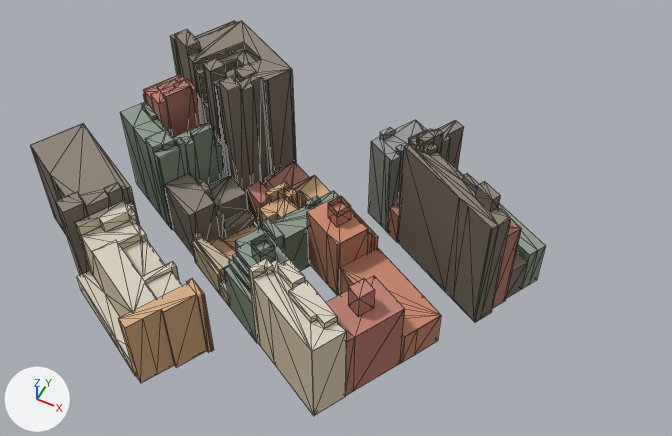
Renders of the glTF model public/models/washington-city/tile-2_-4.glb from each side of a commit.
Camera for both pictures: a 50 mm camera at (604.0, 412.0, 333.0) aimed at (481.0, 656.0, 28.0). Every picture has the same lights, and +X, +Y and +Z are marked at lower left. The first picture is the older version. Mesh edges are drawn as thin lines. Where no turn or scale is listed for an object, it has been applied to the vertices. Vertices at exactly the same position are counted once.

Names of what the first picture shows: 'roof', 'wall'.
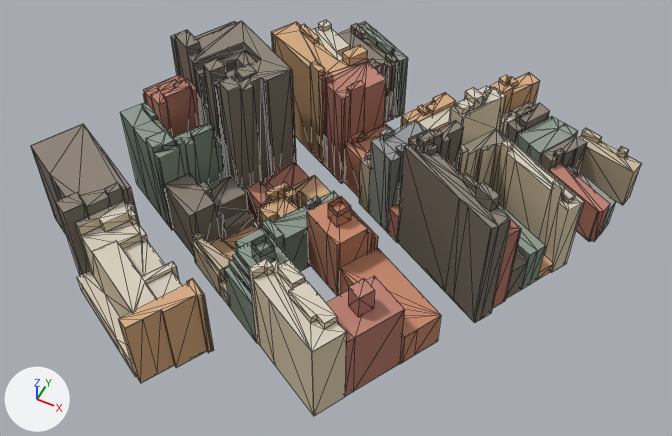
Where the newer file only moved an object's origin or applied its transform, the numbers keep the older frame.

Where the change shows, as pixel boxes [x1, y1, x2, y2] in the pictures (672 x 436 px):
'wall', reshaped (19% wider)
    before: [31, 36, 545, 416]
    after: [31, 23, 641, 416]
'roof', reshaped (19% wider)
    before: [31, 21, 545, 361]
    after: [31, 20, 641, 362]
part 1 of me_mesh_1, built on
    before: [368, 142, 528, 298]
    after: [271, 23, 641, 280]
part 2 of me_mesh_2, added
    after: [342, 45, 367, 59]
part 3 of me_mesh_2, added
    after: [418, 105, 428, 113]
part 4 of me_mesh_2, added
    after: [369, 59, 380, 67]
part 5 of me_mesh_2, added
    after: [351, 24, 366, 34]
part 6 of me_mesh_2, added
    after: [553, 180, 565, 189]
part 7 of me_mesh_2, added
    after: [501, 140, 513, 148]
part 8 of me_mesh_2, rebuilt
    before: [219, 76, 240, 91]
    after: [219, 76, 241, 91]
part 9 of me_mesh_2, added
    after: [272, 20, 641, 272]

The change in detail:
me_mesh_1 is used by ob_wall; location (460.4, 633.0, 43.2).
me_mesh_1 had 1107 vertices, 1114 faces and spanned x -109.0..109.0, y -75.0..75.0, z -40.0..40.0.
me_mesh_1 now has 1827 vertices, 1832 faces and spans x -109.0..132.0, y -75.0..148.0, z -40.0..40.0.
me_mesh_1 part 1: 7 vertices removed from x 26.0..99.0, y 31.0..65.0, z -37.0..-36.0; 709 vertices added at x -48.0..132.0, y 31.0..148.0, z -38.0..29.0.
Other edits to the shape of me_mesh_1 do not show in these pictures.
me_mesh_2 is used by ob_roof; location (460.4, 633.0, 46.7).
me_mesh_2 had 788 vertices, 602 faces and spanned x -109.0..109.0, y -75.0..75.0, z -37.0..37.0.
me_mesh_2 now has 1272 vertices, 960 faces and spans x -109.0..132.0, y -75.0..148.0, z -37.0..36.0.
me_mesh_2 part 2: the loose piece of 5 vertices spanning x -15.0..-10.0, y 14.0..20.0, z -23.0 is copied, and the copy is scaled about its middle by (2.07, 1.87, 1), then moved by (10.0, 73.0, 41.0); it spans x -8.0..2.0, y 85.0..96.0, z 17.0.
me_mesh_2 part 3: the loose piece of 4 vertices spanning x 37.0..41.0, y 48.0..52.0, z 9.0 is copied, and the copy is moved by (-6.0, 41.0, -13.0); it spans x 30.0..35.0, y 89.0..94.0, z -4.0.
me_mesh_2 part 4: the loose piece of 5 vertices spanning x -15.0..-10.0, y 14.0..20.0, z -23.0 is copied, and the copy is scaled about its middle by (1.75, 1.36, 1), then moved by (11.0, 89.0, 23.0); it spans x -6.0..3.0, y 102.0..110.0, z -1.0.
me_mesh_2 part 5: the loose piece of 6 vertices spanning x -65.0..-56.0, y 23.0..37.0, z 19.0 is copied, and the copy is turned 86.1 degrees about the z axis through its middle and scaled by 0.673, then moved by (41.0, 99.0, -20.0); it spans x -24.0..-15.0, y 126.0..133.0, z -1.0.
me_mesh_2 part 6: the loose piece of 4 vertices spanning x 37.0..41.0, y 48.0..52.0, z 9.0 is copied, and the copy is moved by (67.0, 10.0, -1.0); it spans x 103.0..109.0, y 58.0..62.0, z 8.0.
me_mesh_2 part 7: the loose piece of 4 vertices spanning x 37.0..41.0, y 48.0..52.0, z 9.0 is copied, and the copy is moved by (39.0, 26.0, -3.0); it spans x 75.0..80.0, y 74.0..79.0, z 5.0.
me_mesh_2 part 8: the loose piece of 5 vertices spanning x -36.0..-26.0, y 24.0..33.0, z 35.0 is rebuilt with 5 vertices and now spans x -36.0..-26.0, y 24.0..33.0, z 34.0.
me_mesh_2 part 9: 438 vertices added at x -48.0..132.0, y 47.0..148.0, z -35.0..26.0.
Other edits to the shape of me_mesh_2 do not show in these pictures.
